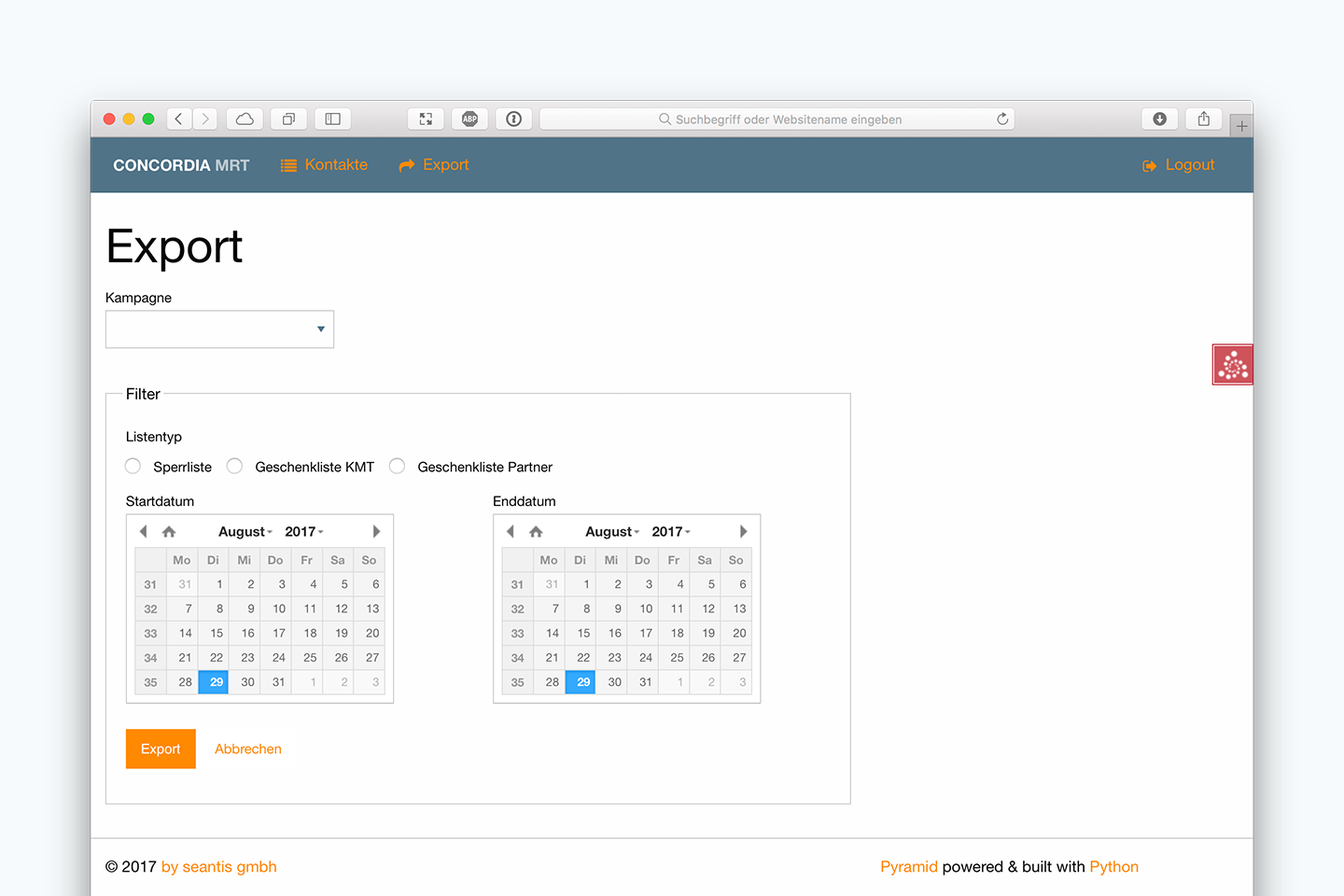
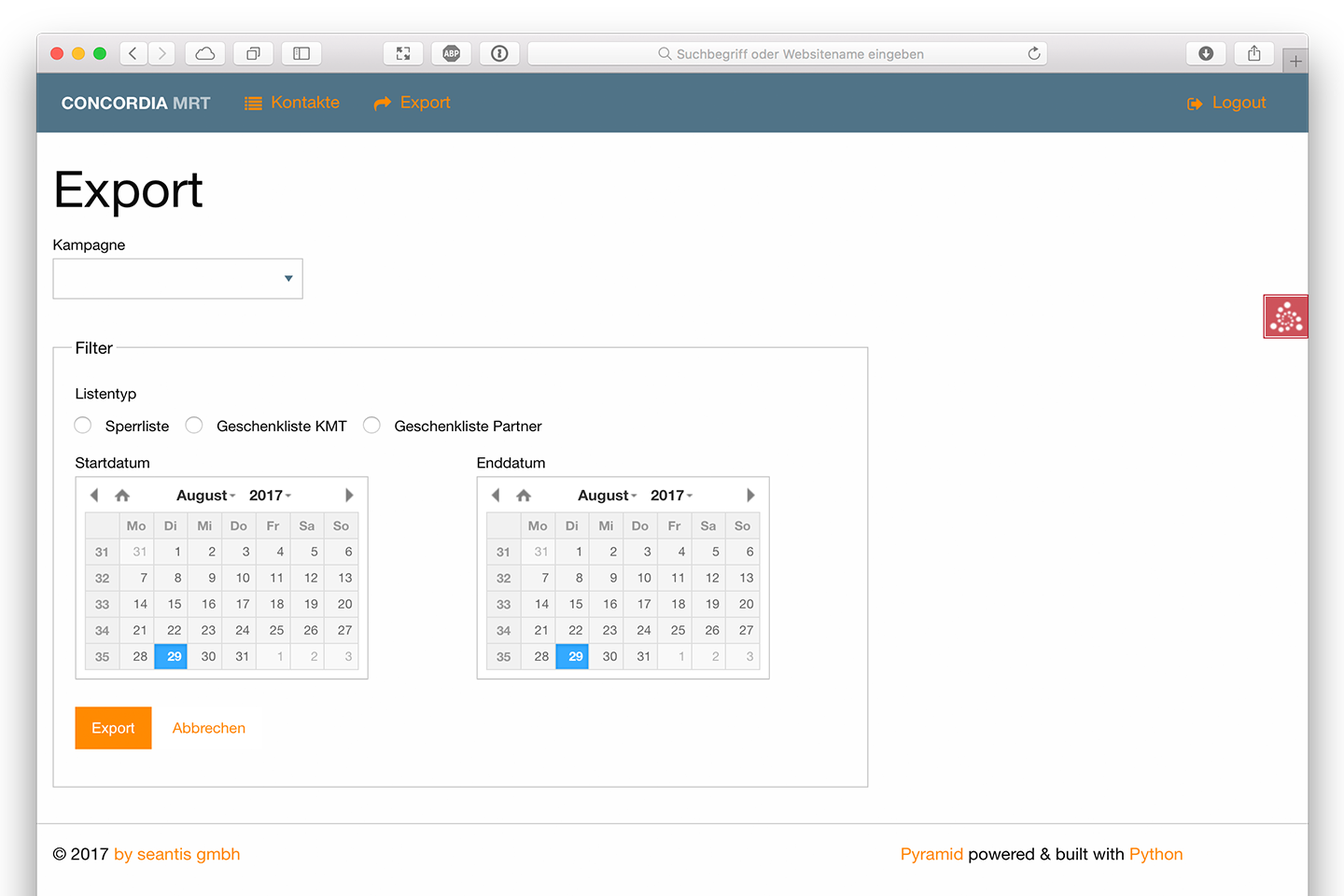
Layers edited between the first and the second 1344×896 image:
painted on "MRT" over [0, 6, 1344, 896]
hid "Ebene 1" over [0, 0, 1344, 896]
